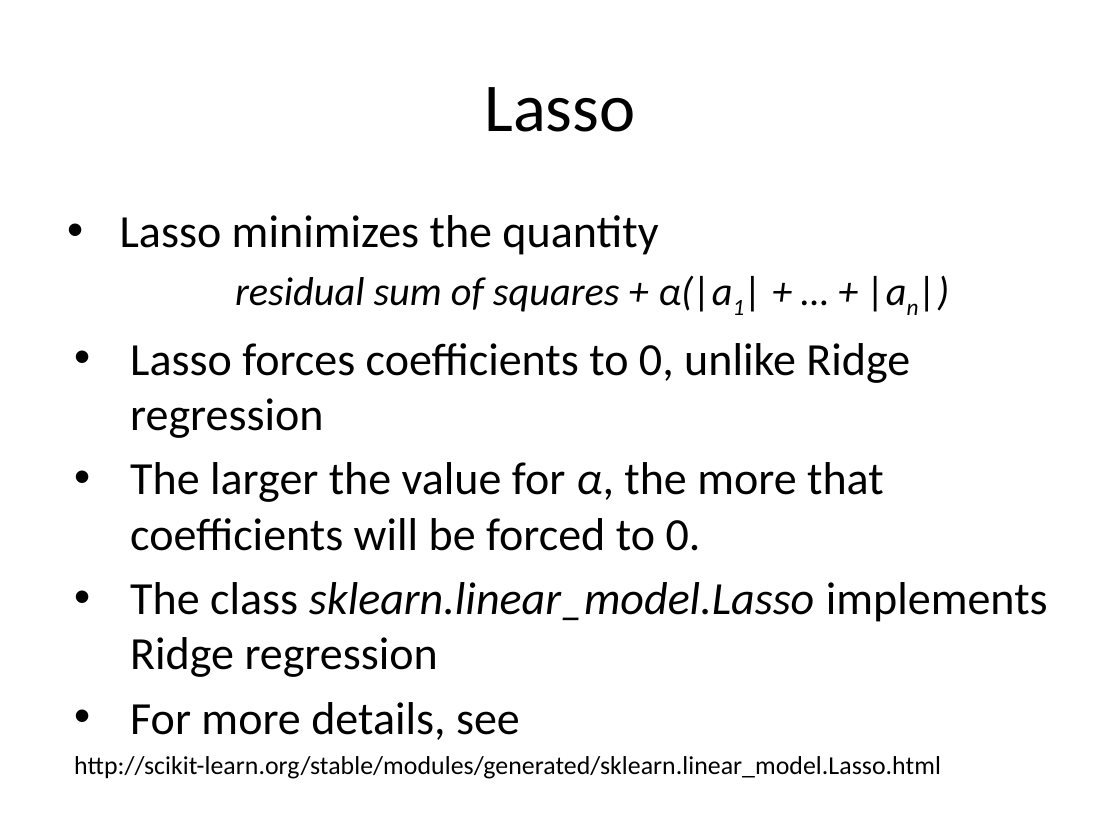
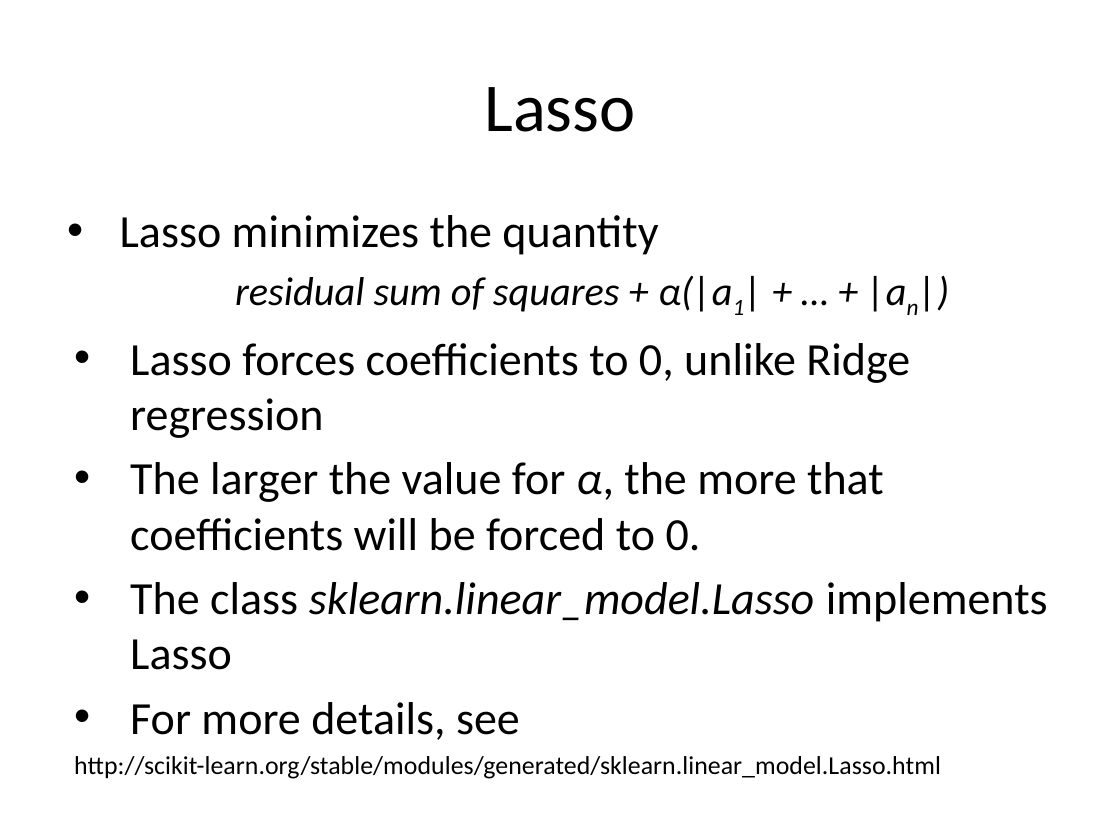
Before and after one commit to marcio-mourao/marcio-mourao.github.io, a slide deck: slide 5 of Machine_learning_083016.pptx. Drawn at 1120x840 pixels with LibreOffice and Linux fonts; fonts in the diff are those of the drawing. Boxes give left, top, right and bottom in pixels: in the first picture for what was removed or moved away, otherwise in the second. Text is boxed around its words. In the diff, an @@ line names an element or a change of style, - is before the commit and + after.

```diff
--- a/Machine_learning_083016.pptx
+++ b/Machine_learning_083016.pptx
@@ text at [130, 582, 1048, 670]: text changed; italic on @@
-• The class sklearn.linear_model.Lasso implements Ridge regression
+• The class sklearn.linear_model.Lasso implements Lasso
```
Also in this commit, not shown: 2 other files.
